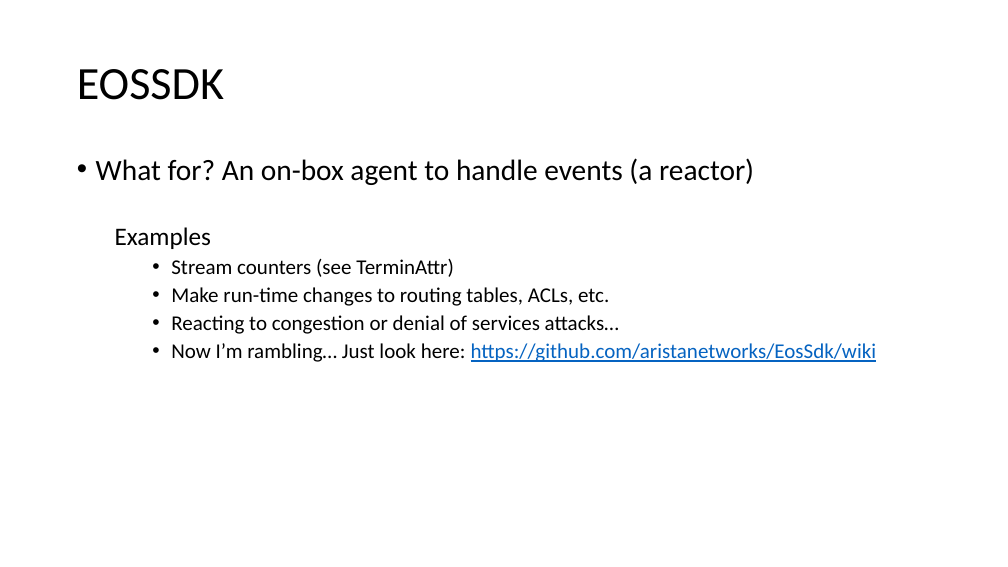
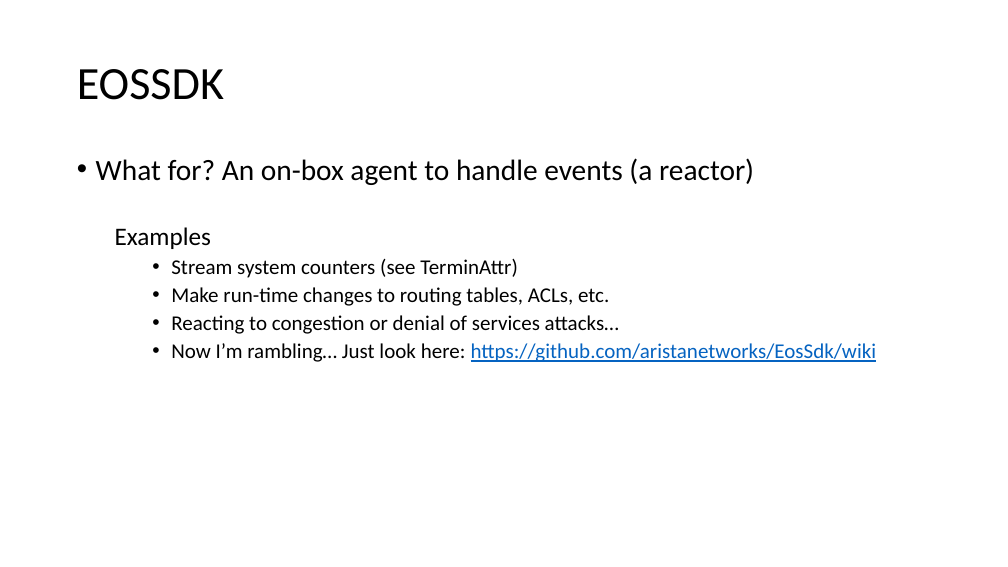
Before and after one commit to arista-northwest/arista-programmability, a slide deck: slide 16 of Arista Programmability.pptx (slide 11 before the commit). Drawn at 1008x567 pixels with LibreOffice and Linux fonts; fonts in the diff are those of the drawing. Boxes give left, top, right and bottom in pixels: in the first picture for what was removed or moved away, otherwise in the second. Text is boxed around its words. In the diff, an @@ line names an element or a change of style, - is before the commit and + after.

```diff
--- a/Arista Programmability.pptx
+++ b/Arista Programmability.pptx
@@ text at [171, 259, 517, 278]: text changed @@
-    • Stream counters (see TerminAttr)
+    • Stream system counters (see TerminAttr)
```
Also in this commit, not shown: 5 other slides changed, 15 slides added, 3 slides removed.
